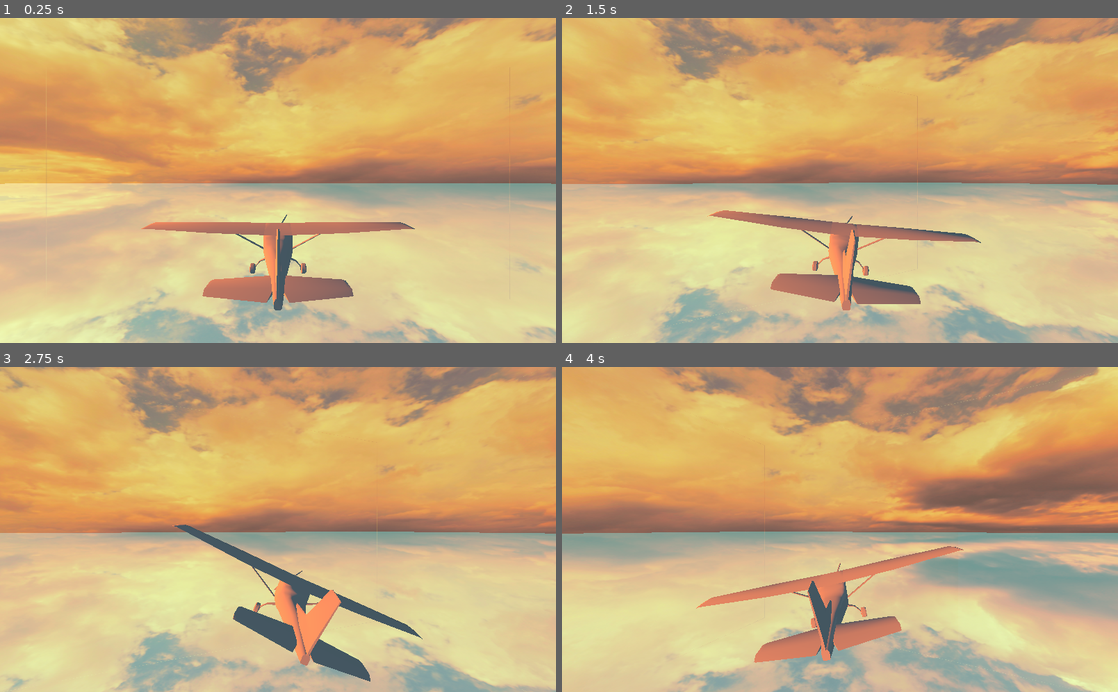
Above: before the commit, frames 1-4 (two rows, left to right).
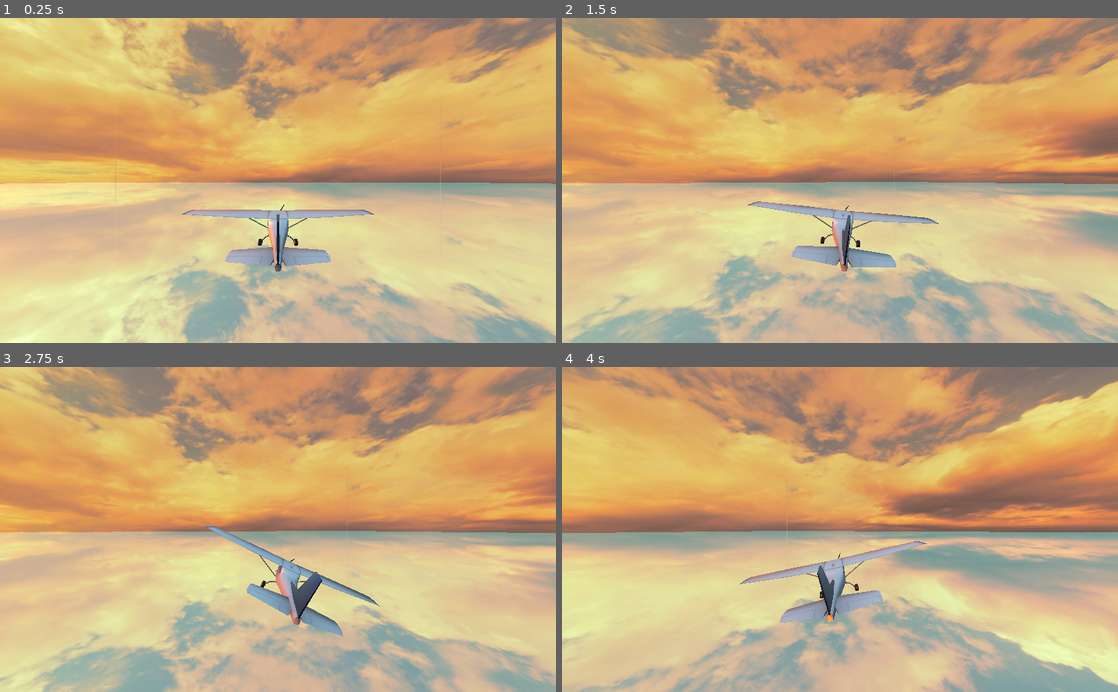
Above: after the commit, the same moments.

Repository: RichoM/SunsetFlight
Game: Godot game, scene res://main.tscn
Same seed, same stepped clock (60 frames per second), same inputs: the game is played once before the commit and once after it.
Inputs:
- Up to frame 1 (0.25 s): no input
- Up to frame 2 (1.5 s): tap Enter at 0.5 s; hold Right (ui_right) 0.53-1.28 s; hold Left (ui_left) from 1.28 s (still down)
- Up to frame 3 (2.75 s): release Left (ui_left) at 2.03 s; hold Right (ui_right) from 2.03 s (still down)
- Up to frame 4 (4 s): release Right (ui_right) at 3.53 s; hold Left (ui_left) from 3.53 s (still down)

The runs differ from the first frame. In frame 1, 34% of the frame differs, in the area x 0-100%, y 0-100%; in frame 2, 41%; in frame 3, 38%; in frame 4, 48%.

Commit message:
Created material for the airplane (exported texture from blender)

Diff:
--- a/airplane.tscn
+++ b/airplane.tscn
@@ -1,7 +1,17 @@
-[gd_scene load_steps=3 format=2]
+[gd_scene load_steps=6 format=2]
 
 [ext_resource path="res://airplane/airplane.obj" type="ArrayMesh" id=1]
 [ext_resource path="res://airplane.gd" type="Script" id=2]
+[ext_resource path="res://airplane/normal.png" type="Texture" id=3]
+[ext_resource path="res://airplane/diffuse.jpg" type="Texture" id=4]
+
+[sub_resource type="SpatialMaterial" id=1]
+albedo_texture = ExtResource( 4 )
+metallic = 1.0
+roughness = 0.47
+normal_enabled = true
+normal_scale = 1.0
+normal_texture = ExtResource( 3 )
 
 [node name="airplane" type="Spatial"]
 script = ExtResource( 2 )
@@ -9,7 +19,9 @@
 [node name="mesh" type="MeshInstance" parent="."]
 transform = Transform( 1, 0, 0, 0, 1, 0, 0, 0, 1, 0, -0.0131214, 0 )
 mesh = ExtResource( 1 )
-material/0 = null
+skeleton = NodePath("")
+material/0 = SubResource( 1 )
 
 [node name="camera" type="Camera" parent="."]
 transform = Transform( -1, 0, -3.25841e-07, 0, 1, 0, 3.25841e-07, 0, -1, 0, 0.0325381, -0.122989 )
+fov = 89.9
Binary file added: airplane/diffuse.jpg
Not shown, added: airplane/diffuse.jpg.import
Binary file added: airplane/normal.png
Not shown, added: airplane/normal.png.import
